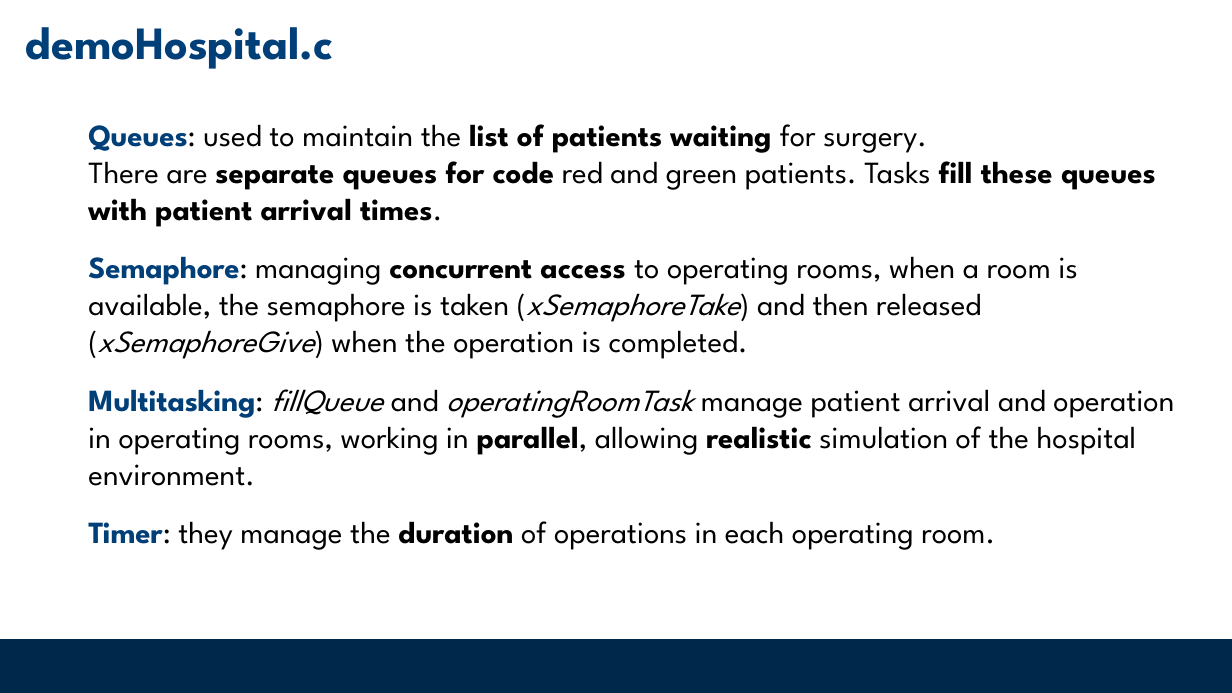
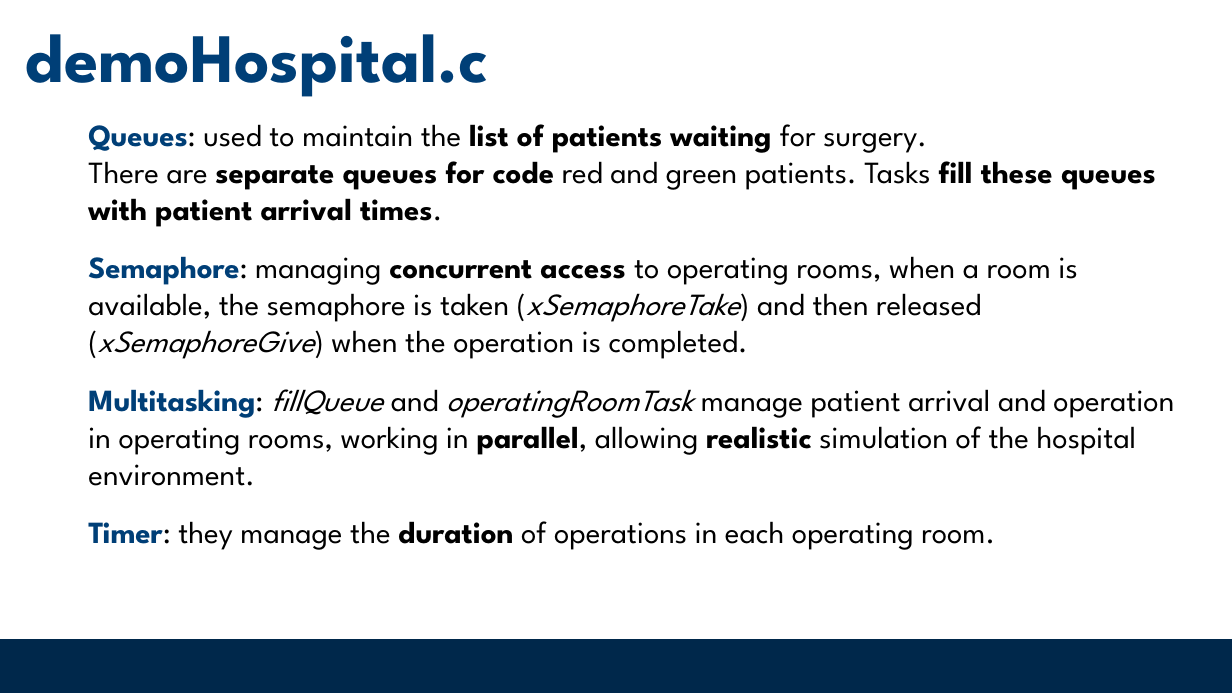
Before and after one commit to giovannidemaria/Polito-FreeRTOS-exploration, a slide deck: slide 13 of Documentation/HaclOSsim - Group09.pptx. Drawn at 1232x693 pixels with LibreOffice and Linux fonts; fonts in the diff are those of the drawing; background and template pictures are left out. Boxes give left, top, right and bottom in pixels: in the first picture for what was removed or moved away, otherwise in the second. Text is boxed around its words. In the diff, an @@ line names an element or a change of style, - is before the commit and + after.

```diff
--- a/Documentation/HaclOSsim - Group09.pptx
+++ b/Documentation/HaclOSsim - Group09.pptx
@@ title "demoHospital.c" at [26,34,488,97]: size 36 to 54 pt @@
```
Also in this commit, not shown: 1 other slide changed, 2 other files.
